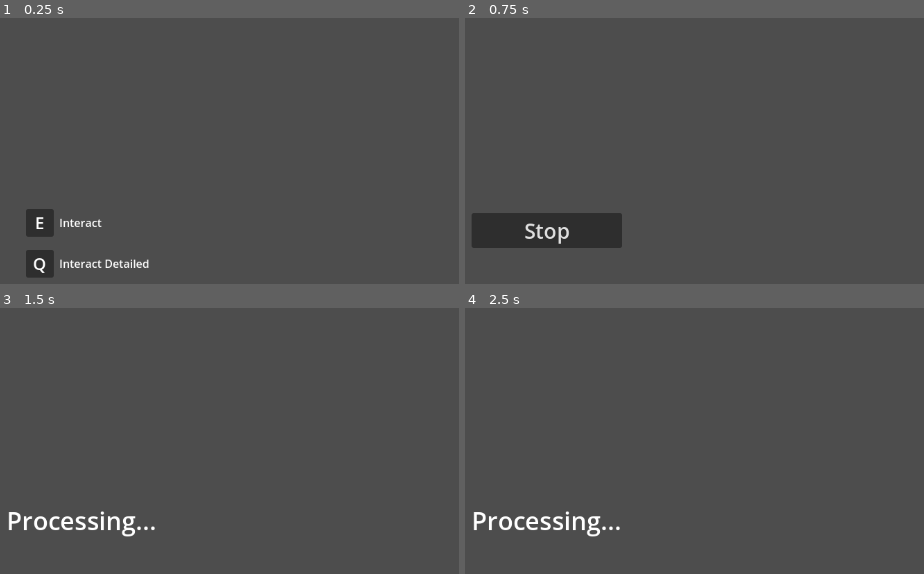
Above: before the commit, frames 1-4 (two rows, left to right).
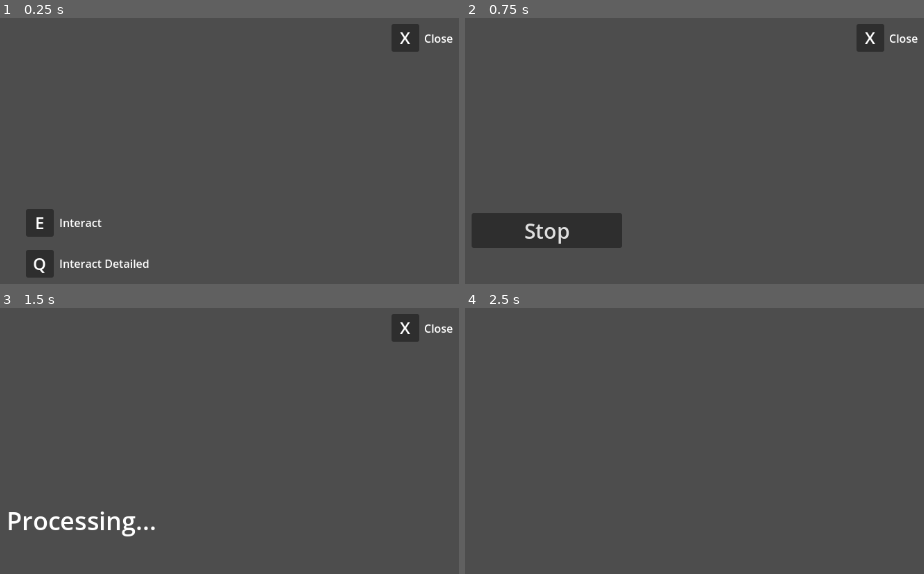
Above: after the commit, the same moments.

Repository: Skyvastern/the-aspiring-deva
Game: Godot game, scene res://main/main.tscn
Same seed, same stepped clock (60 frames per second), same inputs: the game is played once before the commit and once after it.
Inputs:
- Up to frame 1 (0.25 s): no input
- Up to frame 2 (0.75 s): tap Enter at 0.5 s; tap E (interact) at 0.6 s
- Up to frame 3 (1.5 s): tap Q (interact_detailed) at 0.8 s; click "Stop" at 1.25 s
- Up to frame 4 (2.5 s): tap Space at 2 s; tap Q (interact_detailed) at 2.1 s; tap X (close_interaction, bound only after the commit) at 2.3 s

The runs differ from the first frame. In frame 1, 0.7% of the frame differs, in the area x 85-99%, y 2-13%; in frame 2, 0.7%; in frame 3, 0.7%; in frame 4, 0.9%, in the area x 1-34%, y 76-87%.
Error in both runs: Trying to assign value of type 'Nil' to a variable of type 'Dictionary'. (res://main/api/speech_to_speech_api/speech_to_speech_api.gd:23)

Commit message:
Add option to close npc interaction screen

Diff:
--- a/frontend/main/npc/npc_interact/npc_interact.gd
+++ b/frontend/main/npc/npc_interact/npc_interact.gd
@@ -5,7 +5,7 @@
 @export_multiline var background_story: String
 @export var npc: NPC
 @export var screens: Node
-@export var ui: Control
+@export var selection_ui: Control
 @export var audio_record_scene: PackedScene
 @export var audio_record_auto_scene: PackedScene
 
@@ -15,11 +15,14 @@
 
 
 func _process(_delta: float) -> void:
+	if Input.is_action_just_pressed("close_interaction"):
+		queue_free()
+
 	if screens.get_child_count() > 0:
 		return
 
 	if Input.is_action_just_pressed("interact"):
-		ui.visible = false
+		selection_ui.visible = false
 
 		var audio_record_auto: AudioRecordAuto = audio_record_auto_scene.instantiate()
 		screens.add_child(audio_record_auto)
@@ -27,7 +30,7 @@
 		Global.active_npc = npc
 
 	elif Input.is_action_just_pressed("interact_detailed"):
-		ui.visible = false
+		selection_ui.visible = false
 
 		var audio_record: AudioRecord = audio_record_scene.instantiate()
 		screens.add_child(audio_record)
--- a/frontend/main/npc/npc_interact/npc_interact.tscn
+++ b/frontend/main/npc/npc_interact/npc_interact.tscn
@@ -4,17 +4,17 @@
 [ext_resource type="PackedScene" uid="uid://b36061vqcjy15" path="res://main/audio_record_auto/audio_record_auto.tscn" id="2_dlpq3"]
 [ext_resource type="PackedScene" uid="uid://ctgeu75p213ew" path="res://main/audio_record/audio_record.tscn" id="2_l4hwy"]
 
-[node name="NPC Interact" type="Node" node_paths=PackedStringArray("screens", "ui")]
+[node name="NPC Interact" type="Node" node_paths=PackedStringArray("screens", "selection_ui")]
 script = ExtResource("1_fwdf7")
 background_story = "You are a helpful assistant."
 screens = NodePath("Screens")
-ui = NodePath("UI")
+selection_ui = NodePath("Selection")
 audio_record_scene = ExtResource("2_l4hwy")
 audio_record_auto_scene = ExtResource("2_dlpq3")
 
 [node name="Screens" type="Node" parent="."]
 
-[node name="UI" type="Control" parent="."]
+[node name="Selection" type="Control" parent="."]
 layout_mode = 3
 anchors_preset = 15
 anchor_right = 1.0
@@ -22,14 +22,18 @@
 grow_horizontal = 2
 grow_vertical = 2
 
-[node name="Interact Prompt" type="Control" parent="UI"]
-anchors_preset = 0
-offset_left = 496.0
-offset_top = 293.0
-offset_right = 616.0
-offset_bottom = 333.0
+[node name="Interact Prompt" type="Control" parent="Selection"]
+layout_mode = 1
+anchor_left = 0.5
+anchor_top = 0.5
+anchor_right = 0.5
+anchor_bottom = 0.5
+offset_left = -80.0
+offset_top = -31.0
+offset_right = 40.0
+offset_bottom = 9.0
 
-[node name="Panel" type="Panel" parent="UI/Interact Prompt"]
+[node name="Panel" type="Panel" parent="Selection/Interact Prompt"]
 layout_mode = 1
 anchors_preset = -1
 offset_right = 40.0
@@ -37,7 +41,7 @@
 grow_horizontal = 2
 grow_vertical = 2
 
-[node name="Label" type="Label" parent="UI/Interact Prompt/Panel"]
+[node name="Label" type="Label" parent="Selection/Interact Prompt/Panel"]
 layout_mode = 1
 anchors_preset = 15
 anchor_right = 1.0
@@ -49,7 +53,7 @@
 horizontal_alignment = 1
 vertical_alignment = 1
 
-[node name="Description" type="Label" parent="UI/Interact Prompt"]
+[node name="Description" type="Label" parent="Selection/Interact Prompt"]
 layout_mode = 0
 offset_left = 48.0
 offset_top = 8.0
@@ -57,14 +61,18 @@
 offset_bottom = 31.0
 text = "Interact"
 
-[node name="Interact Detailed Prompt" type="Control" parent="UI"]
-anchors_preset = 0
-offset_left = 496.0
-offset_top = 352.0
-offset_right = 689.0
-offset_bottom = 392.0
+[node name="Interact Detailed Prompt" type="Control" parent="Selection"]
+layout_mode = 1
+anchor_left = 0.5
+anchor_top = 0.5
+anchor_right = 0.5
+anchor_bottom = 0.5
+offset_left = -80.0
+offset_top = 28.0
+offset_right = 113.0
+offset_bottom = 68.0
 
-[node name="Panel" type="Panel" parent="UI/Interact Detailed Prompt"]
+[node name="Panel" type="Panel" parent="Selection/Interact Detailed Prompt"]
 layout_mode = 1
 anchors_preset = -1
 offset_right = 40.0
@@ -72,7 +80,7 @@
 grow_horizontal = 2
 grow_vertical = 2
 
-[node name="Label" type="Label" parent="UI/Interact Detailed Prompt/Panel"]
+[node name="Label" type="Label" parent="Selection/Interact Detailed Prompt/Panel"]
 layout_mode = 1
 anchors_preset = 15
 anchor_right = 1.0
@@ -84,10 +92,46 @@
 horizontal_alignment = 1
 vertical_alignment = 1
 
-[node name="Description" type="Label" parent="UI/Interact Detailed Prompt"]
+[node name="Description" type="Label" parent="Selection/Interact Detailed Prompt"]
 layout_mode = 0
 offset_left = 48.0
 offset_top = 8.0
 offset_right = 109.0
 offset_bottom = 31.0
 text = "Interact Detailed"
+
+[node name="Close Prompt" type="Control" parent="."]
+layout_mode = 3
+anchors_preset = 1
+anchor_left = 1.0
+anchor_right = 1.0
+offset_left = -129.0
+offset_top = 26.0
+offset_right = -29.0
+offset_bottom = 66.0
+grow_horizontal = 0
+
+[node name="Panel" type="Panel" parent="Close Prompt"]
+layout_mode = 0
+offset_right = 40.0
+offset_bottom = 40.0
+
+[node name="Label" type="Label" parent="Close Prompt/Panel"]
+layout_mode = 1
+anchors_preset = 15
+anchor_right = 1.0
+anchor_bottom = 1.0
+grow_horizontal = 2
+grow_vertical = 2
+theme_override_font_sizes/font_size = 24
+text = "X"
+horizontal_alignment = 1
+vertical_alignment = 1
+
+[node name="Description" type="Label" parent="Close Prompt"]
+layout_mode = 0
+offset_left = 47.0
+offset_top = 9.0
+offset_right = 89.0
+offset_bottom = 32.0
+text = "Close"
--- a/frontend/project.godot
+++ b/frontend/project.godot
@@ -35,6 +35,11 @@
 "events": [Object(InputEventKey,"resource_local_to_scene":false,"resource_name":"","device":-1,"window_id":0,"alt_pressed":false,"shift_pressed":false,"ctrl_pressed":false,"meta_pressed":false,"pressed":false,"keycode":0,"physical_keycode":81,"key_label":0,"unicode":113,"echo":false,"script":null)
 ]
 }
+close_interaction={
+"deadzone": 0.5,
+"events": [Object(InputEventKey,"resource_local_to_scene":false,"resource_name":"","device":-1,"window_id":0,"alt_pressed":false,"shift_pressed":false,"ctrl_pressed":false,"meta_pressed":false,"pressed":false,"keycode":0,"physical_keycode":88,"key_label":0,"unicode":120,"echo":false,"script":null)
+]
+}
 
 [rendering]
 
